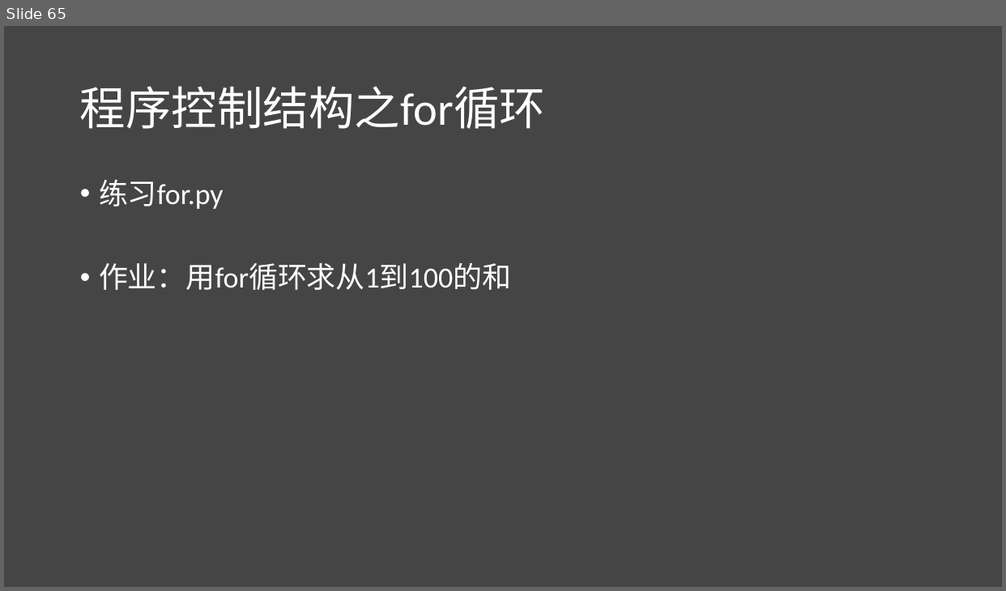
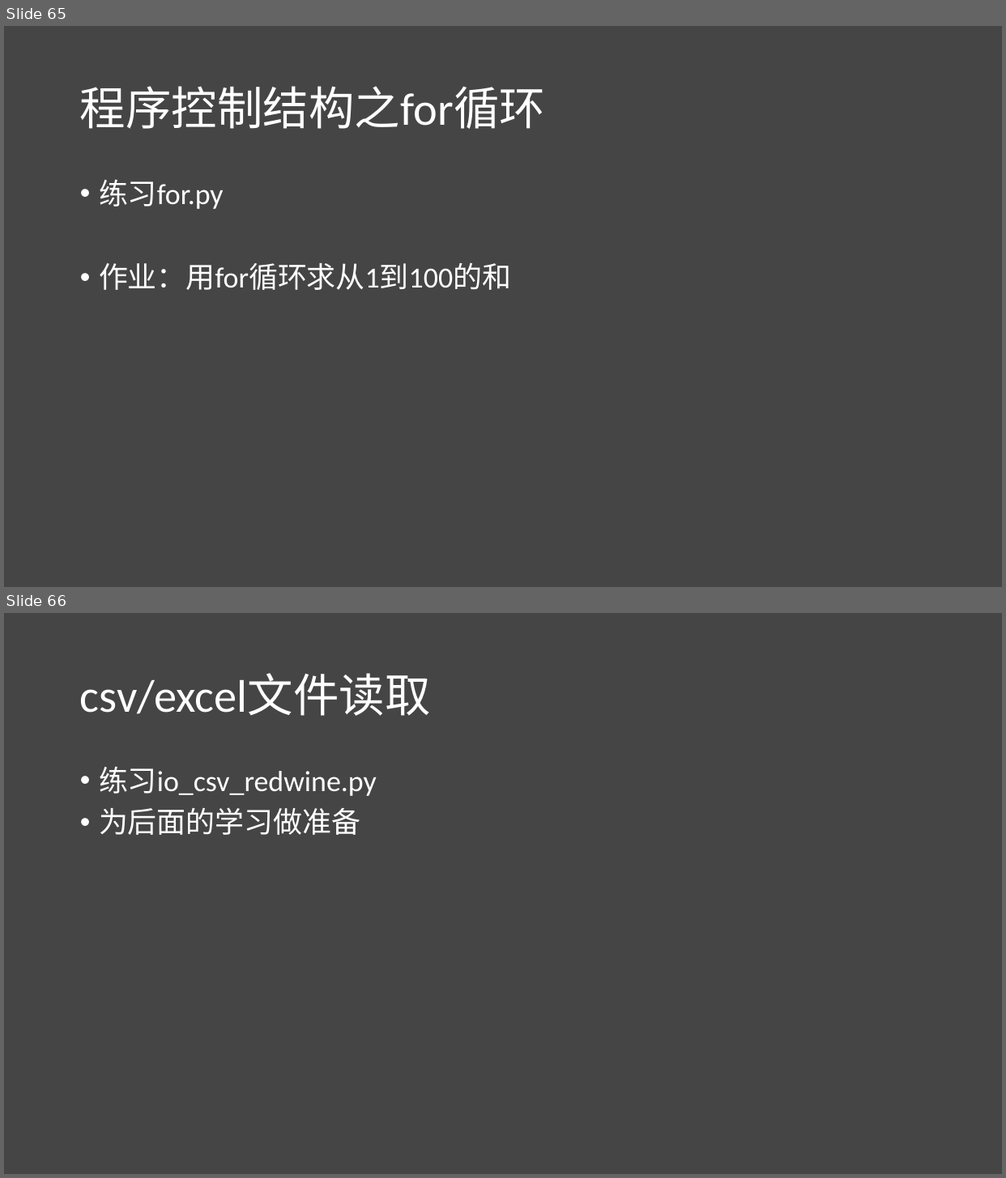
Before and after one commit to lichao312214129/lc_rsfmri_tools_python, a slide deck: The_first_ml_training/第一届机器学习实战班.pptx. Shown one above the other, each under a label of ours: slide 65 before the commit, slides 65 and 66 after it. The pictures are 1006x591 and 1006x1178 pixels, drawn with LibreOffice and Linux fonts; fonts in the diff are those of the drawing. Boxes give left, top, right and bottom in pixels: in the first picture for what was removed or moved away, otherwise in the second. Text is boxed around its words. In the diff, an @@ line names an element or a change of style, - is before the commit and + after.

```diff
--- a/The_first_ml_training/第一届机器学习实战班.pptx
+++ b/The_first_ml_training/第一届机器学习实战班.pptx
@@ slide 66 added at <box>4,613,1002,1174</box>, background #454545 @@
@@ title added at <box>80,673,431,716</box>, 44 pt, text #FFFFFF @@
+csv/excel文件读取
@@ text added at <box>99,766,377,835</box>, 28 pt, text #FFFFFF @@
+• 练习io_csv_redwine.py
+• 为后面的学习做准备
```
Also in this commit, not shown: 1 slide changed, 3 other slides added, 2 slides removed, 16 other files.
